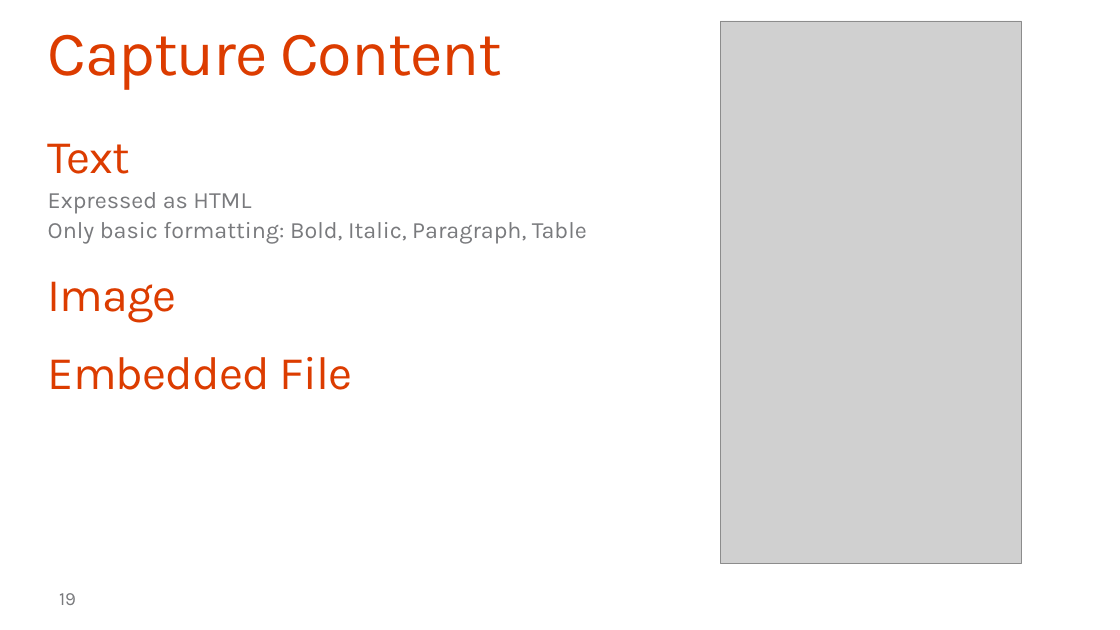
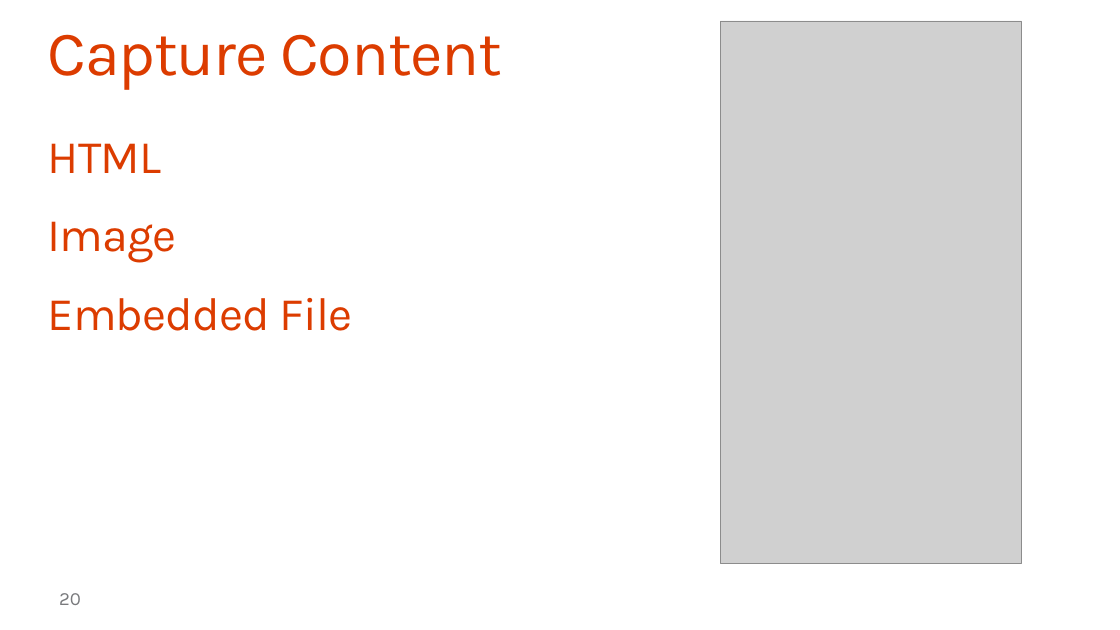
Before and after one commit to OfficeDev/TrainingContent, a slide deck: slide 20 of O3653-7 Deep Dive into the Office 365 APIs for OneNote services/O3653-7 Deep Dive into the Office 365 APIs for OneNote services.pptx (slide 19 before the commit). Drawn at 1120x630 pixels with LibreOffice and Linux fonts; fonts in the diff are those of the drawing; grey boxes stand for pictures; background and template pictures are left out. Boxes give left, top, right and bottom in pixels: in the first picture for what was removed or moved away, otherwise in the second. Text is boxed around its words. In the diff, an @@ line names an element or a change of style, - is before the commit and + after.

```diff
--- a/O3653-7 Deep Dive into the Office 365 APIs for OneNote services/O3653-7 Deep Dive into the Office 365 APIs for OneNote services.pptx
+++ b/O3653-7 Deep Dive into the Office 365 APIs for OneNote services/O3653-7 Deep Dive into the Office 365 APIs for OneNote services.pptx
@@ text at [48, 143, 161, 173]: text changed; size 20 to 40 pt; text colour #797A7D to #DC3C00 @@
-Text
-  Expressed as HTML
-  Only basic formatting: Bold, Italic, Paragraph, Table
+HTML
@@ page number at [59, 593, 81, 605]: text changed @@
-19
+20
```
Also in this commit, not shown: 7 other slides changed, 2 slides added, 3 slides removed.
